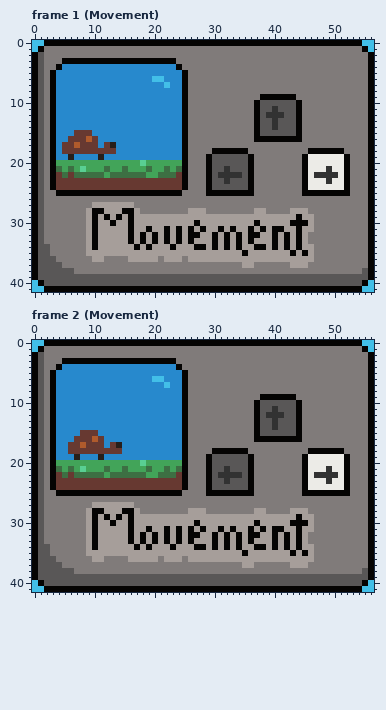
Two versions of one pixel-art file, sprites/aseprite/ui_tutorials.aseprite. The picture above is the old version.
57x42 pixels, 51 frames. Shown: frame 1 (Movement), frame 2 (Movement). The commit also changed other frames, which this record leaves out.
And afterwards:
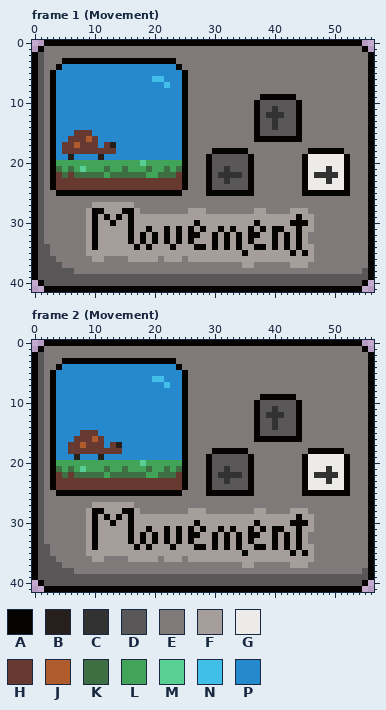
Palette (. is transparent): A #050403  B #271f1b  C #323232  D #595757  E #807b7a  F #a69e9a  G #ecebe7  H #673931  J #b05b2c  K #3d6f43  L #42a459  M #59cf93  N #42bfe8  P #2789cd
From old to new:
layer "Background" removed
Frame 1 (Movement):
y 0: x 0..1 NN -> ..; x 55..56 NN -> ..
y 1: x 0 N -> .; x 56 N -> .
y 40: x 0 N -> .; x 56 N -> .
y 41: x 0..1 NN -> ..; x 55..56 NN -> ..
Frame 2 (Movement): the same change as frame 1 (Movement)
